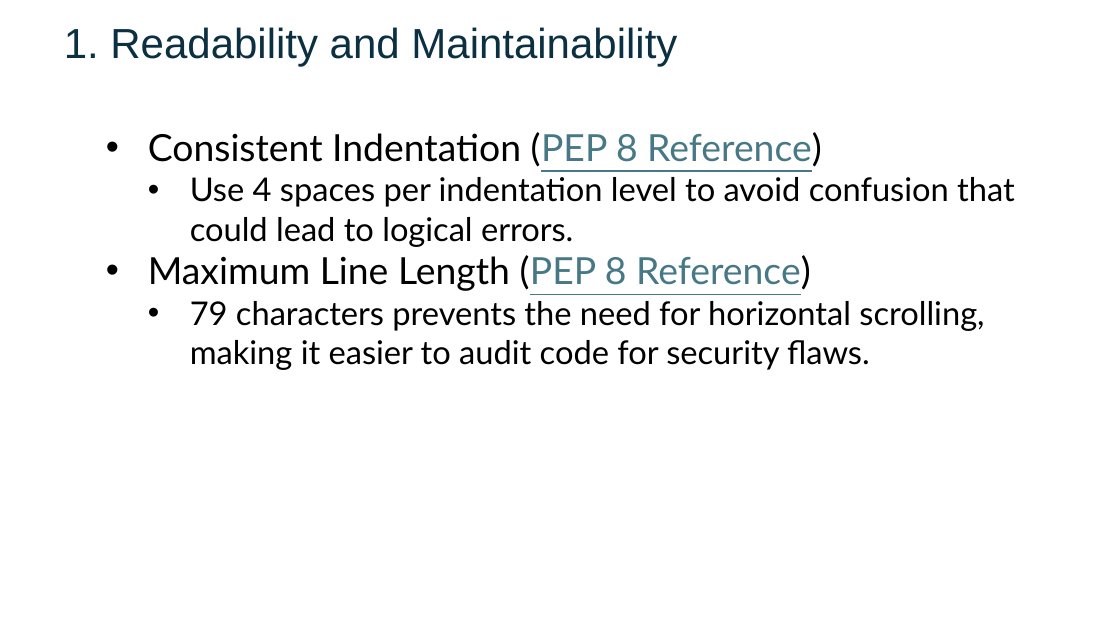
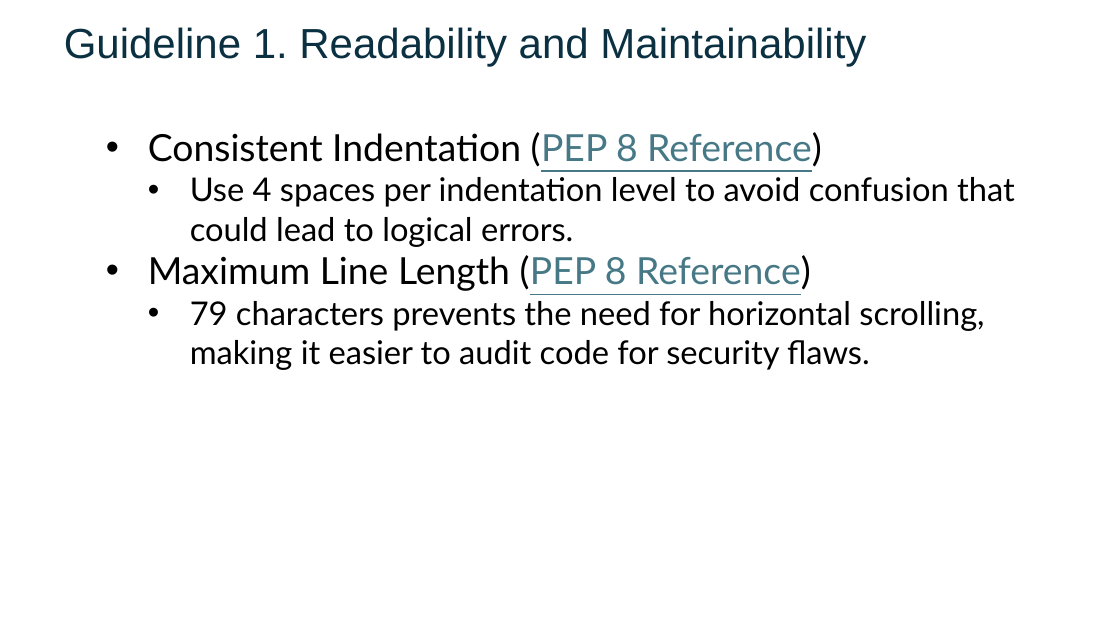
Before and after one commit to FSCJ-FacultyDev/SWC-Columbus-2025, a slide deck: slide 29 of Slides-Day1.pptx. Drawn at 1120x630 pixels with LibreOffice and Linux fonts; fonts in the diff are those of the drawing; background and template pictures are left out. Boxes give left, top, right and bottom in pixels: in the first picture for what was removed or moved away, otherwise in the second. Text is boxed around its words. In the diff, an @@ line names an element or a change of style, - is before the commit and + after.

```diff
--- a/Slides-Day1.pptx
+++ b/Slides-Day1.pptx
@@ text at (64,27,866,67): text changed @@
-1. Readability and Maintainability
+Guideline 1. Readability and Maintainability
```
Also in this commit, not shown: 7 other slides changed, 2 other files.
